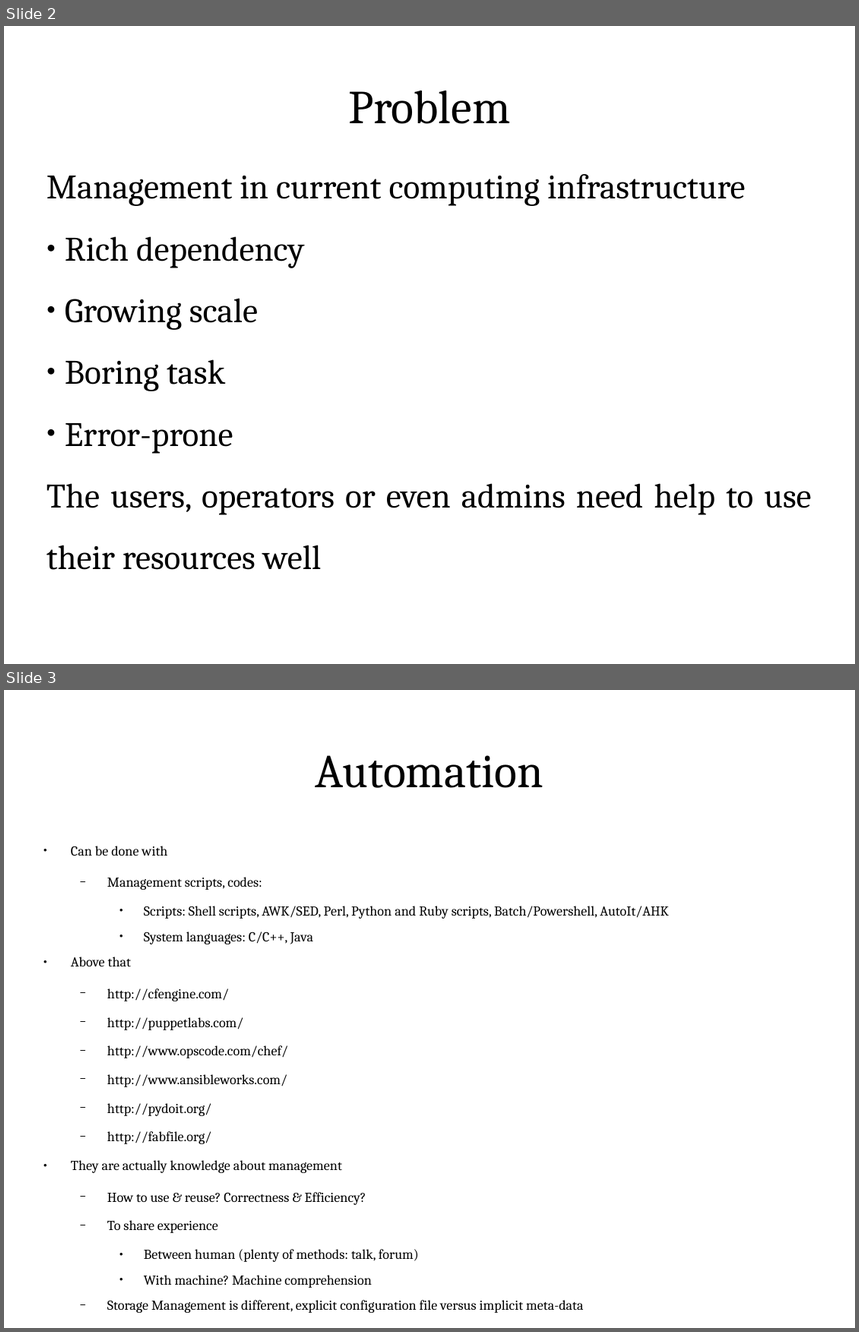
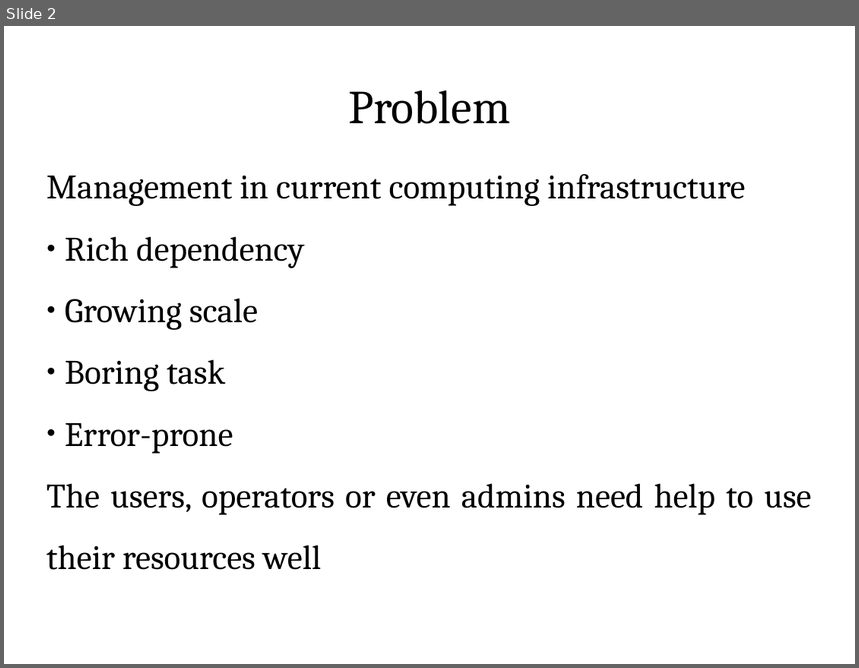
Before and after one commit to ShiZhan/fs-crawler, a slide deck: doc/oam.odp. Shown one above the other, each under a label of ours: slides 2 and 3 before the commit, slide 2 after it. The pictures are 859x1332 and 859x668 pixels, drawn with LibreOffice and Linux fonts; fonts in the diff are those of the drawing. Boxes give left, top, right and bottom in pixels: in the first picture for what was removed or moved away, otherwise in the second. Text is boxed around its words. In the diff, an @@ line names an element or a change of style, - is before the commit and + after.

```diff
--- a/doc/oam.odp
+++ b/doc/oam.odp
@@ slide 3 removed at [4, 690, 855, 1328], background #FFFFFF @@
@@ title removed at [315, 755, 544, 788] @@
-Automation
@@ text removed at [71, 846, 669, 1313] @@
-● Can be done with
-  − Management scripts, codes:
-    ● Scripts: Shell scripts, AWK/SED, Perl, Python and Ruby scripts, Batch/Powershell, AutoIt/AHK
-    ● System languages: C/C++, Java
-● Above that
-  − http://cfengine.com/
-  − http://puppetlabs.com/
-  − http://www.opscode.com/chef/
-  − http://www.ansibleworks.com/
-  − http://pydoit.org/
-  − http://fabfile.org/
-● They are actually knowledge about management
-  − How to use & reuse? Correctness & Efficiency?
-  − To share experience
-    ● Between human (plenty of methods: talk, forum)
-    ● With machine? Machine comprehension
-  − Storage Management is different, explicit configuration file versus implicit meta-data
```
Also in this commit, not shown: 3 slides changed, 3 slides added, 6 other slides removed.
